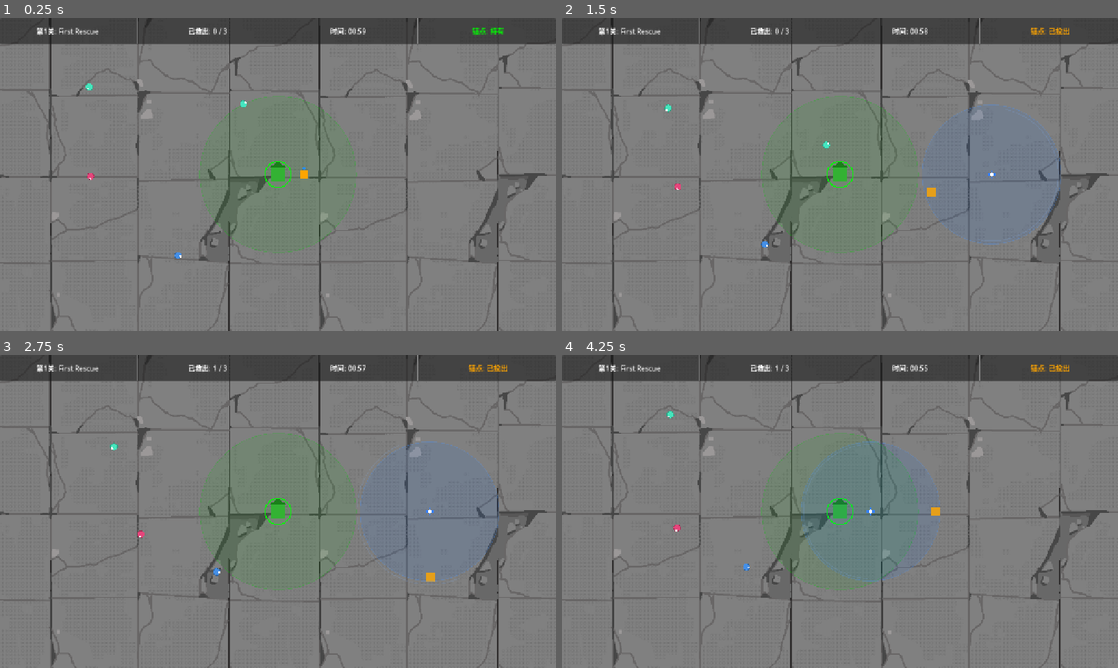
Above: before the commit, frames 1-4 (two rows, left to right).
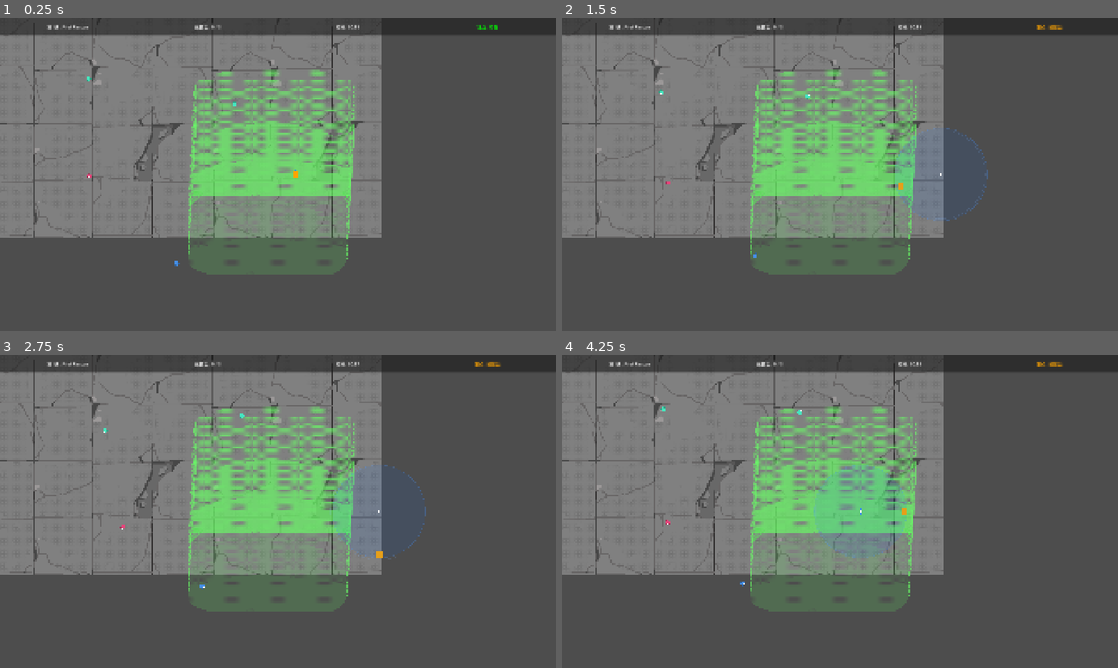
Above: after the commit, the same moments.

Repository: kunk70352-png/Safe-Anchor
Game: Godot game, scene res://src/main/main.tscn
The game is run twice, just before and just after one commit, with the same random seed, the same clock (stepped at 60 frames per second) and the same inputs.
Inputs:
- Up to frame 1 (0.25 s): no input
- Up to frame 2 (1.5 s): hold D (move_right) 0.53-1.28 s; tap Space (charge_throw) at 0.6, 1.35 s; hold S (move_down) from 1.28 s (still down)
- Up to frame 3 (2.75 s): release S (move_down) at 2.03 s; hold D (move_right) from 2.03 s (still down); tap Space (charge_throw) at 2.1 s
- Up to frame 4 (4.25 s): release D (move_right) at 2.78 s; hold W (move_up) 2.78-3.53 s; tap Space (charge_throw) at 2.85, 3.6 s; hold A (move_left) from 3.53 s (still down)

The runs differ from the first frame. In frame 1, 63% of the frame differs, in the area x 0-100%, y 0-100%; in frame 2, 63%; in frame 3, 63%; in frame 4, 63%.

Commit message:
分辨率1920x1080

Diff:
--- a/project.godot
+++ b/project.godot
@@ -21,8 +21,8 @@
 
 [display]
 
-window/size/viewport_width=1280
-window/size/viewport_height=720
+window/size/viewport_width=1920
+window/size/viewport_height=1080
 window/stretch/mode="canvas_items"
 window/stretch/aspect="expand"
 
--- a/resources/levels/level_1.tres
+++ b/resources/levels/level_1.tres
@@ -12,10 +12,10 @@
 refugee_wander_speed = 50.0
 refugee_seek_speed = 90.0
 refugee_wander_interval = 2.5
-refugee_spawn_positions = Array[Vector2]([Vector2(200, 360), Vector2(200, 150), Vector2(400, 550), Vector2(550, 200)])
+refugee_spawn_positions = Array[Vector2]([Vector2(300, 540), Vector2(300, 200), Vector2(600, 850), Vector2(800, 300)])
 anchor_limit = 3
 anchor_attraction_radius = 160.0
-safe_house_position = Vector2(640, 360)
+safe_house_position = Vector2(960, 540)
 safe_house_attraction_radius = 180.0
 anchor_type = "default"
 difficulty_modifier = 1.0
--- a/resources/levels/level_2.tres
+++ b/resources/levels/level_2.tres
@@ -12,10 +12,10 @@
 refugee_wander_speed = 55.0
 refugee_seek_speed = 95.0
 refugee_wander_interval = 2.0
-refugee_spawn_positions = Array[Vector2]([Vector2(150, 150), Vector2(150, 570), Vector2(300, 420), Vector2(500, 150), Vector2(550, 600)])
+refugee_spawn_positions = Array[Vector2]([Vector2(200, 200), Vector2(200, 880), Vector2(450, 650), Vector2(750, 200), Vector2(800, 900)])
 anchor_limit = 3
 anchor_attraction_radius = 150.0
-safe_house_position = Vector2(640, 360)
+safe_house_position = Vector2(960, 540)
 safe_house_attraction_radius = 200.0
 anchor_type = "default"
 difficulty_modifier = 1.0
--- a/resources/levels/level_3.tres
+++ b/resources/levels/level_3.tres
@@ -12,10 +12,10 @@
 refugee_wander_speed = 60.0
 refugee_seek_speed = 100.0
 refugee_wander_interval = 1.8
-refugee_spawn_positions = Array[Vector2]([Vector2(100, 100), Vector2(100, 600), Vector2(300, 150), Vector2(350, 620), Vector2(500, 100), Vector2(550, 580)])
+refugee_spawn_positions = Array[Vector2]([Vector2(150, 150), Vector2(150, 930), Vector2(450, 200), Vector2(500, 950), Vector2(750, 150), Vector2(800, 900)])
 anchor_limit = 2
 anchor_attraction_radius = 140.0
-safe_house_position = Vector2(900, 360)
+safe_house_position = Vector2(1400, 540)
 safe_house_attraction_radius = 200.0
 anchor_type = "default"
 difficulty_modifier = 1.0
--- a/resources/levels/level_data.gd
+++ b/resources/levels/level_data.gd
@@ -24,7 +24,7 @@
 @export var anchor_attraction_radius: float = 150.0
 
 # ---- 安全屋配置 ----
-@export var safe_house_position: Vector2 = Vector2(640, 360)  # 1280x720 画面中心
+@export var safe_house_position: Vector2 = Vector2(960, 540)  # 1920x1080 画面中心
 @export var safe_house_attraction_radius: float = 200.0
 
 # ---- 扩展预留（后续使用） ----
--- a/src/anchor/anchor.tscn
+++ b/src/anchor/anchor.tscn
@@ -1,14 +1,10 @@
 [gd_scene format=3 uid="uid://can1"]
 
 [ext_resource type="Script" uid="uid://bncb6svstlsvf" path="res://src/anchor/anchor.gd" id="1_script"]
-[ext_resource type="Texture2D" uid="uid://c55hkc1u1seih" path="res://assets/sprites/IMG_8959.jpg" id="2_dnpk4"]
-
-[sub_resource type="AtlasTexture" id="AtlasTexture_dnpk4"]
-atlas = ExtResource("2_dnpk4")
 
 [node name="Anchor" type="Node2D" unique_id=92345738 groups=["attraction_sources"]]
 script = ExtResource("1_script")
 
 [node name="Sprite2D" type="Sprite2D" parent="." unique_id=1440852553]
-visible = false
-texture = SubResource("AtlasTexture_dnpk4")
+position = Vector2(1.0000038, 3.8146973e-06)
+scale = Vector2(0.4921875, 0.4921875)
--- a/src/player/player.gd
+++ b/src/player/player.gd
@@ -61,7 +61,7 @@
 func _throw_anchor() -> void:
 	var dist := min_throw + charge_power * (max_throw - min_throw)
 	var landing_pos := global_position + last_move_dir * dist
-	landing_pos = landing_pos.clamp(Vector2(40, 40), Vector2(1240, 680))
+	landing_pos = landing_pos.clamp(Vector2(40, 40), Vector2(1880, 1040))
 
 	var anchor_scene := preload("res://src/anchor/anchor.tscn")
 	var anchor: Anchor = anchor_scene.instantiate()
--- a/src/safe_house/safe_house.gd
+++ b/src/safe_house/safe_house.gd
@@ -25,20 +25,3 @@
 func _on_body_entered_rescue(body: Node2D) -> void:
 	if body is Refugee:
 		body.rescue()
-
-
-func _draw() -> void:
-	# 吸引范围（与检测半径一致，和锚点同样式）
-	draw_circle(Vector2.ZERO, attraction_radius, Color(0.0, 0.7, 0.0, 0.10))
-	draw_arc(Vector2.ZERO, attraction_radius, 0, TAU, 64, Color(0.0, 0.8, 0.0, 0.25), 1.5)
-	# 救援半径
-	draw_arc(Vector2.ZERO, rescue_radius, 0, TAU, 32, Color.GREEN, 2.0)
-	# 房屋
-	var half := 15.0
-	draw_rect(Rect2(-half, -half, half * 2, half * 2), Color(0.2, 0.7, 0.2), true)
-	var roof := PackedVector2Array([
-		Vector2(-half - 5, -half),
-		Vector2(half + 5, -half),
-		Vector2(0, -half - 15),
-	])
-	draw_polygon(roof, PackedColorArray([Color(0.1, 0.5, 0.1), Color(0.1, 0.5, 0.1), Color(0.1, 0.5, 0.1)]))
--- a/src/safe_house/safe_house.tscn
+++ b/src/safe_house/safe_house.tscn
@@ -1,21 +1,22 @@
-[gd_scene load_steps=3 format=3 uid="uid://csh1"]
+[gd_scene format=3 uid="uid://csh1"]
 
-[ext_resource type="Script" path="res://src/safe_house/safe_house.gd" id="1_script"]
+[ext_resource type="Script" uid="uid://cuk637syyuwa8" path="res://src/safe_house/safe_house.gd" id="1_script"]
+[ext_resource type="Texture2D" uid="uid://cpsubjynjp07" path="res://assets/sprites/IMG_8958.PNG" id="2_amkok"]
+
+[sub_resource type="AtlasTexture" id="AtlasTexture_cyqww"]
+atlas = ExtResource("2_amkok")
 
 [sub_resource type="CircleShape2D" id="CircleShape2D_rescue"]
 radius = 30.0
 
-[node name="SafeHouse" type="Node2D" groups=["attraction_sources"]]
+[node name="SafeHouse" type="Node2D" unique_id=2050229555 groups=["attraction_sources"]]
 script = ExtResource("1_script")
-attraction_radius = 200.0
-rescue_radius = 30.0
 
-[node name="Sprite2D" type="Sprite2D" parent="."]
-visible = false
+[node name="Sprite2D" type="Sprite2D" parent="." unique_id=1456938847]
+texture = SubResource("AtlasTexture_cyqww")
 
-[node name="RescueArea" type="Area2D" parent="."]
+[node name="RescueArea" type="Area2D" parent="." unique_id=1946746722]
 collision_layer = 4
-collision_mask = 1
 
-[node name="CollisionShape2D" type="CollisionShape2D" parent="RescueArea"]
+[node name="CollisionShape2D" type="CollisionShape2D" parent="RescueArea" unique_id=49272945]
 shape = SubResource("CircleShape2D_rescue")
--- a/src/ui/hud.tscn
+++ b/src/ui/hud.tscn
@@ -14,7 +14,7 @@
 
 [node name="TopPanel" type="Panel" parent="."]
 layout_mode = 0
-offset_right = 1280.0
+offset_right = 1920.0
 offset_bottom = 60.0
 size_flags_horizontal = 3
 
--- a/src/world/world.gd
+++ b/src/world/world.gd
@@ -95,9 +95,9 @@
 	var nav_poly := NavigationPolygon.new()
 	var outline := PackedVector2Array([
 		Vector2(0, 0),
-		Vector2(1280, 0),
-		Vector2(1280, 720),
-		Vector2(0, 720),
+		Vector2(1920, 0),
+		Vector2(1920, 1080),
+		Vector2(0, 1080),
 	])
 	nav_poly.add_outline(outline)
 	nav_poly.make_polygons_from_outlines()
--- a/src/world/world.tscn
+++ b/src/world/world.tscn
@@ -15,10 +15,10 @@
 sources/0 = SubResource("TileSetAtlasSource_43c6p")
 
 [sub_resource type="RectangleShape2D" id="wall_h"]
-size = Vector2(1280, 20)
+size = Vector2(1920, 20)
 
 [sub_resource type="RectangleShape2D" id="wall_v"]
-size = Vector2(20, 720)
+size = Vector2(20, 1080)
 
 [node name="World" type="Node2D" unique_id=1142537129 groups=["world"]]
 script = ExtResource("1_script")
@@ -31,10 +31,10 @@
 [node name="NavigationRegion2D" type="NavigationRegion2D" parent="." unique_id=82103239]
 
 [node name="SafeHouse" parent="." unique_id=873699303 instance=ExtResource("2_safehouse")]
-position = Vector2(640, 360)
+position = Vector2(960, 540)
 
 [node name="Player" parent="." unique_id=780877215 instance=ExtResource("3_player")]
-position = Vector2(700, 360)
+position = Vector2(1020, 540)
 
 [node name="Refugees" type="Node2D" parent="." unique_id=1430374849]
 
@@ -45,23 +45,23 @@
 [node name="WallTop" type="StaticBody2D" parent="Walls" unique_id=677388064]
 
 [node name="CollisionShape2D" type="CollisionShape2D" parent="Walls/WallTop" unique_id=551288410]
-position = Vector2(640, -10)
+position = Vector2(960, -10)
 shape = SubResource("wall_h")
 
 [node name="WallBottom" type="StaticBody2D" parent="Walls" unique_id=306919850]
 
 [node name="CollisionShape2D" type="CollisionShape2D" parent="Walls/WallBottom" unique_id=375657433]
-position = Vector2(640, 730)
+position = Vector2(960, 1090)
 shape = SubResource("wall_h")
 
 [node name="WallLeft" type="StaticBody2D" parent="Walls" unique_id=2104095106]
 
 [node name="CollisionShape2D" type="CollisionShape2D" parent="Walls/WallLeft" unique_id=934126665]
-position = Vector2(-10, 360)
+position = Vector2(-10, 540)
 shape = SubResource("wall_v")
 
 [node name="WallRight" type="StaticBody2D" parent="Walls" unique_id=842667763]
 
 [node name="CollisionShape2D" type="CollisionShape2D" parent="Walls/WallRight" unique_id=470608127]
-position = Vector2(1290, 360)
+position = Vector2(1930, 540)
 shape = SubResource("wall_v")
